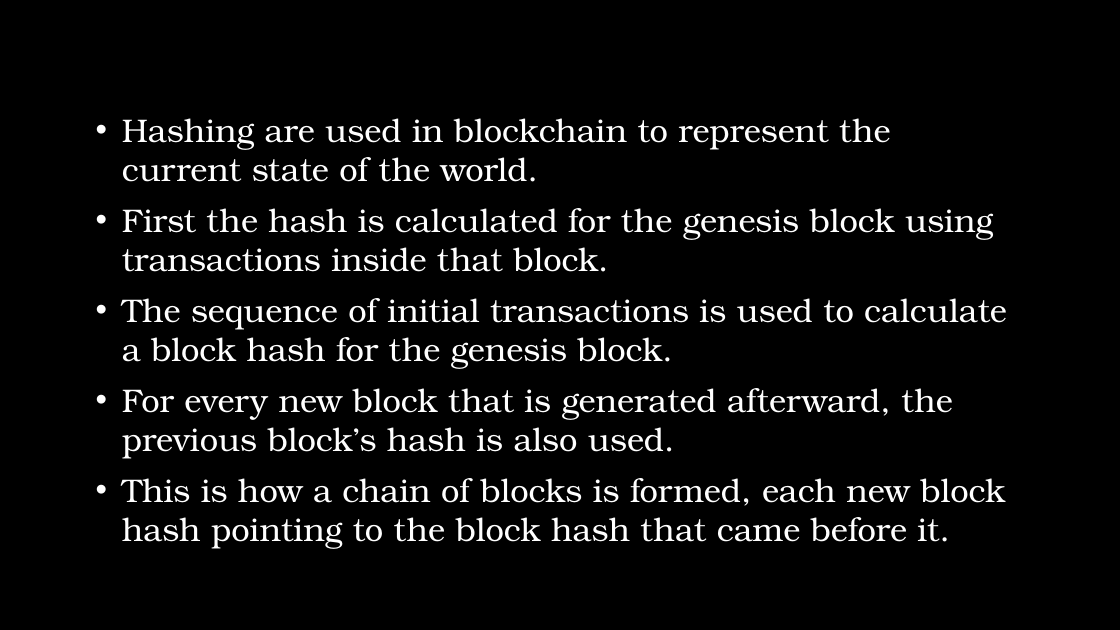
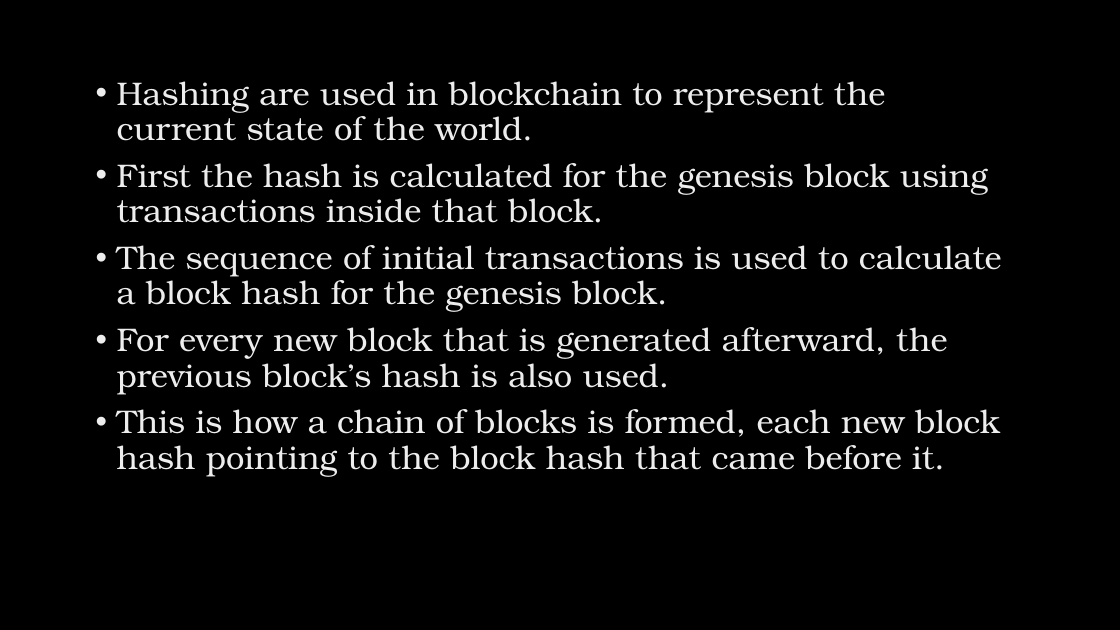
Before and after one commit to sushant76/IPHI, a slide deck: slide 13 of BlockchainDS.pptx (slide 9 before the commit). Drawn at 1120x630 pixels with LibreOffice and Linux fonts; fonts in the diff are those of the drawing; background and template pictures are left out. Boxes give left, top, right and bottom in pixels: in the first picture for what was removed or moved away, otherwise in the second. Text is boxed around its words. In the diff, an @@ line names an element or a change of style, - is before the commit and + after.

```diff
--- a/BlockchainDS.pptx
+++ b/BlockchainDS.pptx
@@ text "Hashing are used in blockchain ..." at box(117, 81, 1002, 477): text colour #FFFFFF to gradient #BFBFBF to #EDEDED to #FFFFFF; indent changed; line spacing 1 to 0.9; vertical alignment middle to top @@
```
Also in this commit, not shown: 12 other slides changed, 4 slides added.
